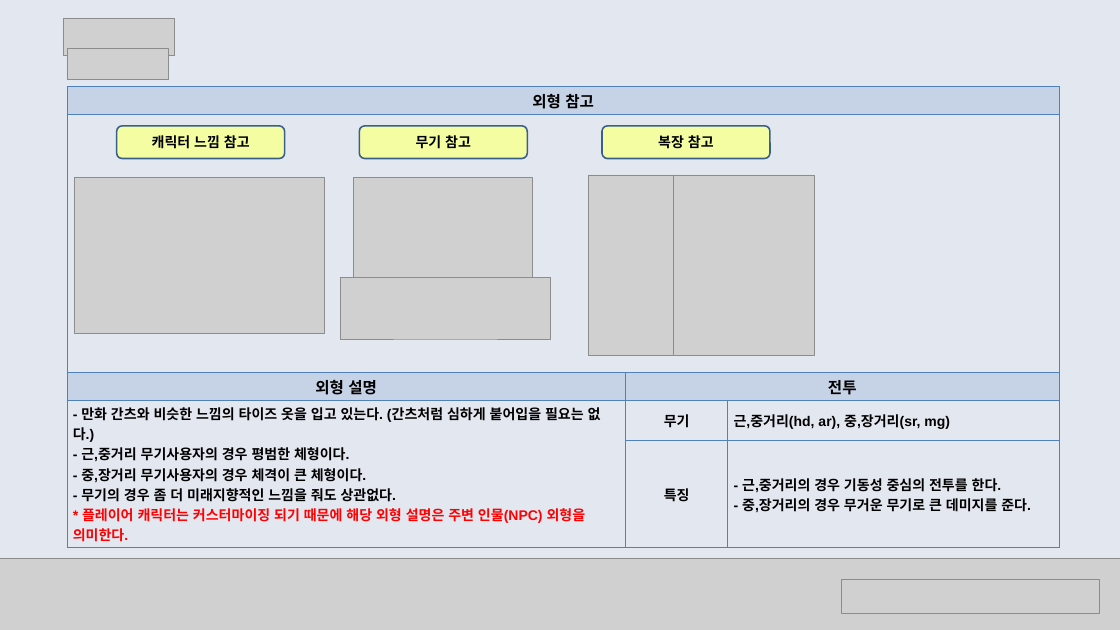
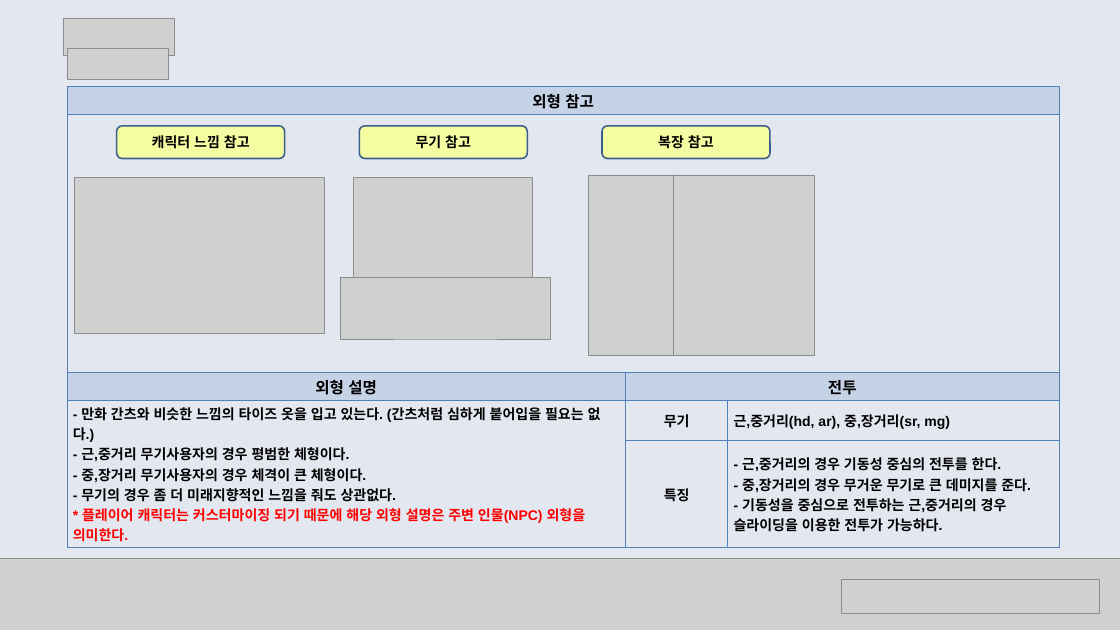
Before and after one commit to burperring/Gameproposal, a slide deck: slide 6 of 기획서/PROJECT_DC 전투 타입 컨셉 기획서.pptx. Drawn at 1120x630 pixels with LibreOffice and Linux fonts; fonts in the diff are those of the drawing; grey boxes stand for pictures. Boxes give left, top, right and bottom in pixels: in the first picture for what was removed or moved away, otherwise in the second. Text is boxed around its words. In the diff, an @@ line names an element or a change of style, - is before the commit and + after.

Commit message:
Update PROJECT_DC 전투 타입 컨셉 기획서.pptx
값 추가

```diff
--- a/기획서/PROJECT_DC 전투 타입 컨셉 기획서.pptx
+++ b/기획서/PROJECT_DC 전투 타입 컨셉 기획서.pptx
@@ table at <box>67,87,1060,546</box> @@
-row 5, column 3: - 근,중거리의 경우 기동성 중심의 전투를 한다. / - 중,장거리의 경우 무거운 무기로 큰 데미지를 준다.
+row 5, column 3: - 근,중거리의 경우 기동성 중심의 전투를 한다. / - 중,장거리의 경우 무거운 무기로 큰 데미지를 준다. / - 기동성을 중심으로 전투하는 근,중거리의 경우 슬라이딩을 이용한 전투가 가능하다.
```
Also in this commit, not shown: 3 other slides changed, 1 slide removed.
